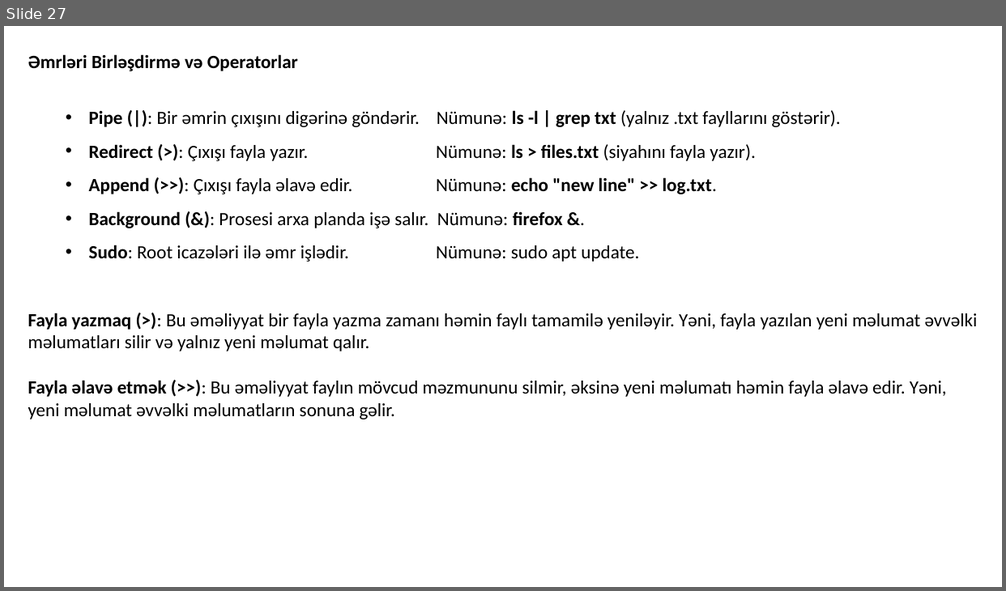
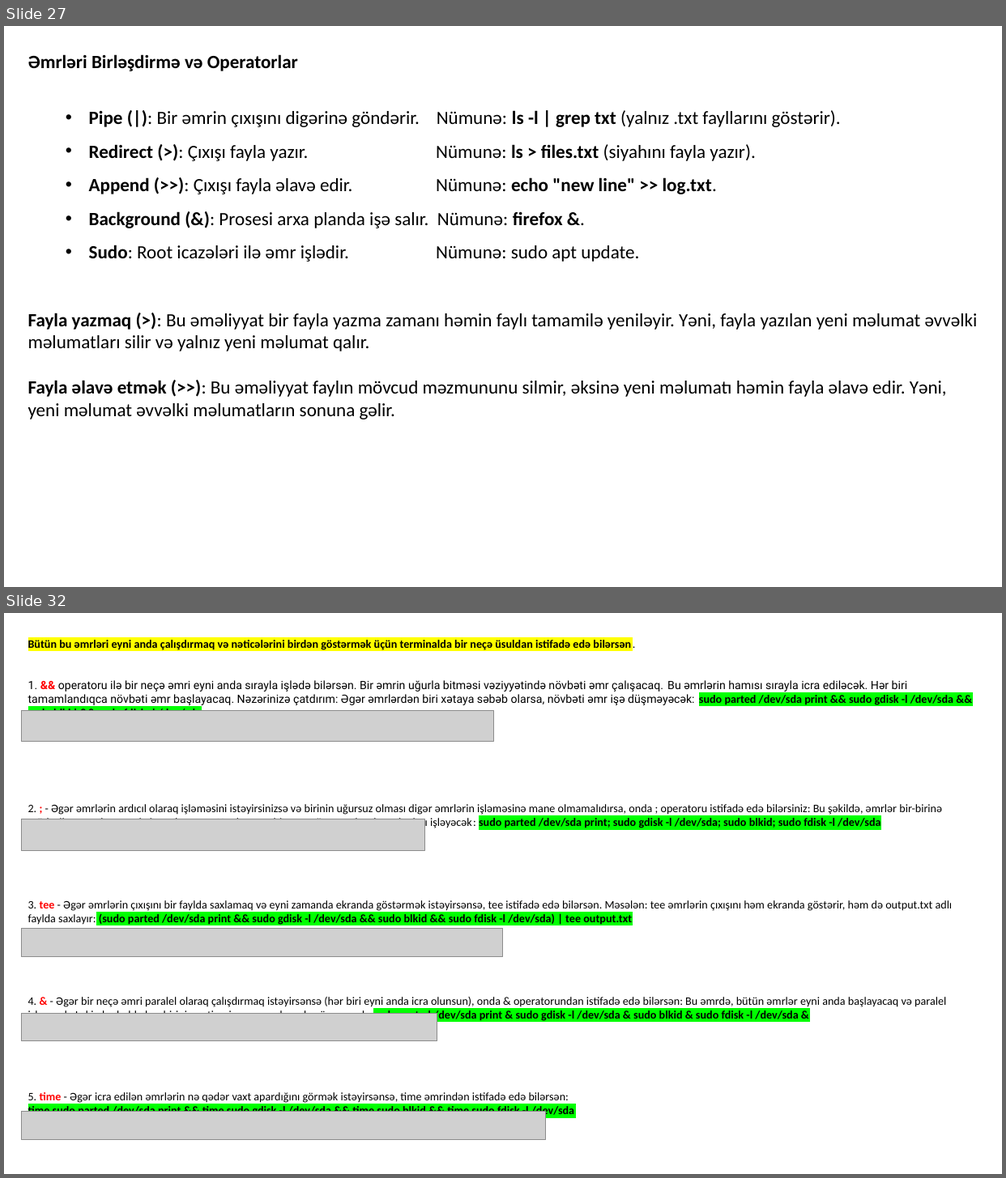
Before and after one commit to codeurient/DevOps, a slide deck: .lessons/1 operating systems/1 linux/1.pptx. Shown one above the other, each under a label of ours: slide 27 before the commit, slides 27 and 32 after it; the slides between them are not shown. The pictures are 1006x591 and 1006x1178 pixels, drawn with LibreOffice and Linux fonts; fonts in the diff are those of the drawing; grey boxes stand for pictures. Boxes give left, top, right and bottom in pixels: in the first picture for what was removed or moved away, otherwise in the second. Text is boxed around its words. In the diff, an @@ line names an element or a change of style, - is before the commit and + after.

```diff
--- a/.lessons/1 operating systems/1 linux/1.pptx
+++ b/.lessons/1 operating systems/1 linux/1.pptx
@@ slide 32 added at bbox=[4, 613, 1002, 1174], background #FFFFFF @@
@@ text added at bbox=[28, 640, 953, 1118], 11 pt, text #000000 @@
+Bütün bu əmrləri eyni anda çalışdırmaq və nəticələrini birdən göstərmək üçün terminalda bir neçə üsuldan istifadə edə bilərsən.
+1. && operatoru ilə bir neçə əmri eyni anda sırayla işlədə bilərsən. Bir əmrin uğurla bitməsi vəziyyətində növbəti əmr çalışacaq. Bu əmrlərin hamısı sırayla icra ediləcək. Hər biri tamamlandıqca növbəti əmr başlayacaq. Nəzərinizə çatdırım: Əgər əmrlərdən biri xətaya səbəb olarsa, növbəti əmr işə düşməyəcək: sudo parted /dev/sda print && sudo gdisk -l /dev/sda && sudo blkid && sudo fdisk -l /dev/sda
+2. ; - Əgər əmrlərin ardıcıl olaraq işləməsini istəyirsinizsə və birinin uğursuz olması digər əmrlərin işləməsinə mane olmamalıdırsa, onda ; operatoru istifadə edə bilərsiniz: Bu şəkildə, əmrlər bir-birinə müdaxilə etmədən sırayla icra olunacaq. Hər hansısa bir əmr uğursuz olsa da, qalanları işləyəcək: sudo parted /dev/sda print; sudo gdisk -l /dev/sda; sudo blkid; sudo fdisk -l /dev/sda
+3. tee - Əgər əmrlərin çıxışını bir faylda saxlamaq və eyni zamanda ekranda göstərmək istəyirsənsə, tee istifadə edə bilərsən. Məsələn: tee əmrlərin çıxışını həm ekranda göstərir, həm də output.txt adlı faylda saxlayır: (sudo parted /dev/sda print && sudo gdisk -l /dev/sda && sudo blkid && sudo fdisk -l /dev/sda) | tee output.txt
+4. & - Əgər bir neçə əmri paralel olaraq çalışdırmaq istəyirsənsə (hər biri eyni anda icra olunsun), onda & operatorundan istifadə edə bilərsən: Bu əmrdə, bütün əmrlər eyni anda başlayacaq və paralel işləyəcək. Lakin bu halda hər birinin nəticəsi ayrı-ayrı ekranda görsənəcək: sudo parted /dev/sda print & sudo gdisk -l /dev/sda & sudo blkid & sudo fdisk -l /dev/sda &
+5. time - Əgər icra edilən əmrlərin nə qədər vaxt apardığını görmək istəyirsənsə, time əmrindən istifadə edə bilərsən:
+time sudo parted /dev/sda print && time sudo gdisk -l /dev/sda && time sudo blkid && time sudo fdisk -l /dev/sda
@@ picture added at bbox=[21, 710, 493, 741] @@
@@ picture added at bbox=[21, 819, 424, 850] @@
@@ picture added at bbox=[21, 928, 503, 957] @@
@@ picture added at bbox=[21, 1014, 437, 1042] @@
@@ picture added at bbox=[21, 1112, 545, 1140] @@
```
Also in this commit, not shown: 11 other slides added, 2 slides removed.
